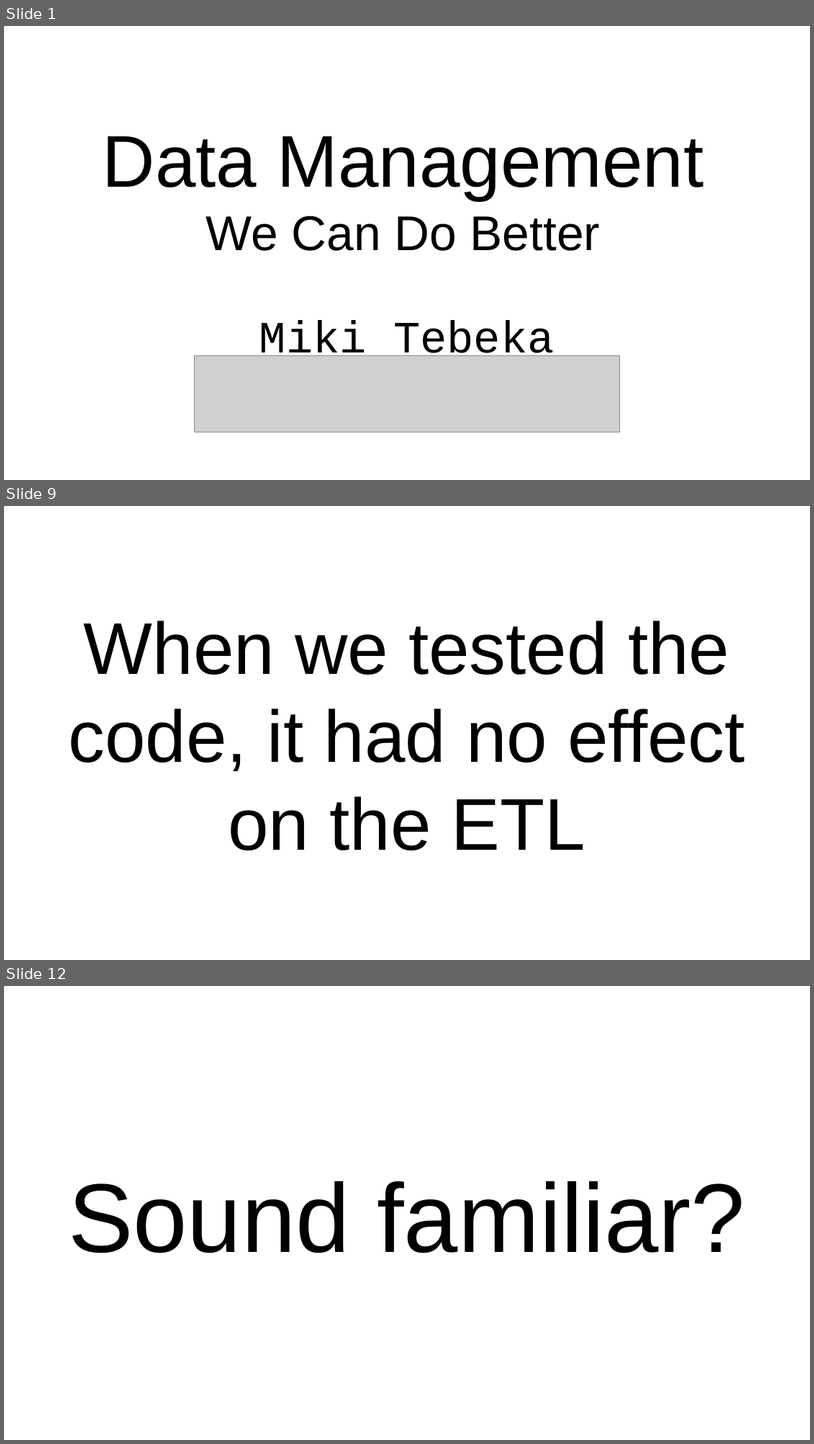
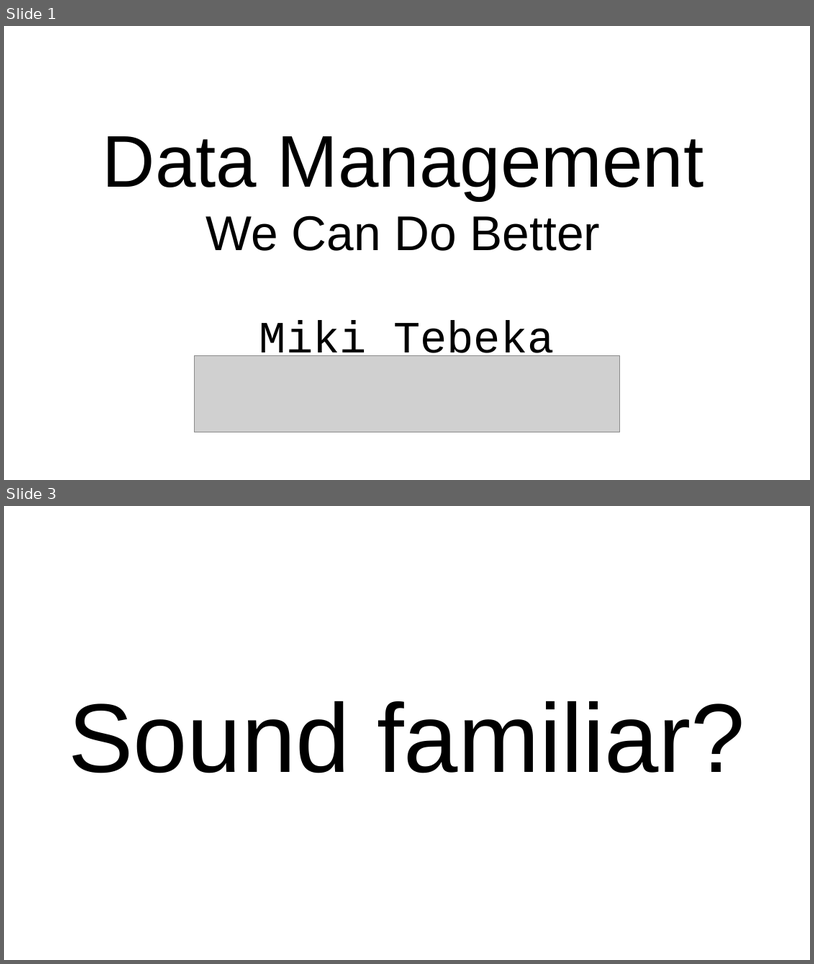
Before and after one commit to tebeka/talks, a slide deck: data-management/data-management.odp. Shown one above the other, each under a label of ours: slides 1, 9 and 12 before the commit, slides 1 and 3 after it; the slides between them are not shown. The pictures are 814x1444 and 814x964 pixels, drawn with LibreOffice and Linux fonts; fonts in the diff are those of the drawing; grey boxes stand for pictures. Boxes give left, top, right and bottom in pixels: in the first picture for what was removed or moved away, otherwise in the second. Text is boxed around its words. In the diff, an @@ line names an element or a change of style, - is before the commit and + after.

```diff
--- a/data-management/data-management.odp
+++ b/data-management/data-management.odp
@@ slide 9 removed at [4,506,810,960], background #FFFFFF @@
@@ title removed at [68,620,745,850] @@
-When we tested the code, it had no effect on the ETL
@@ what was slide 12 is now slide 3 @@
```
Also in this commit, not shown: 4 slides changed, 2 slides added, 9 other slides removed.
